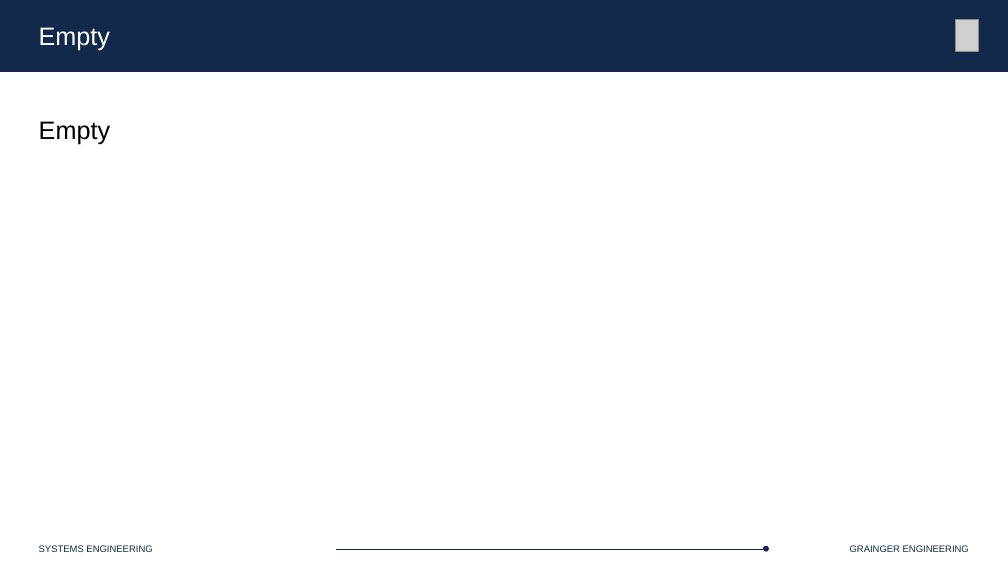
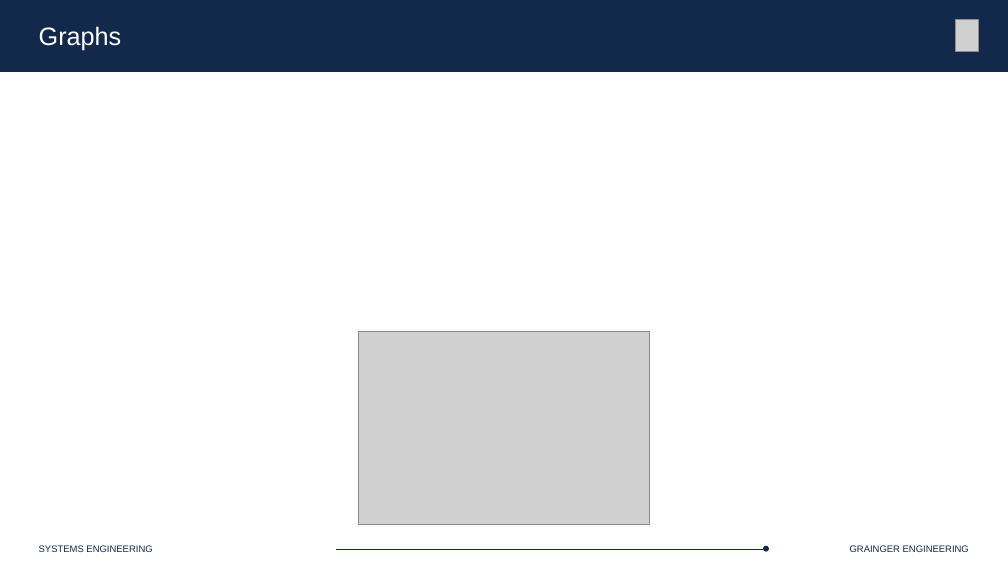
Before and after one commit to Marius-Juston/SE-423---Class-Material, a slide deck: slide 8 of Lectures/Slides/L18.pptx (slide 7 before the commit). Drawn at 1008x567 pixels with LibreOffice and Linux fonts; fonts in the diff are those of the drawing; grey boxes stand for pictures. Boxes give left, top, right and bottom in pixels: in the first picture for what was removed or moved away, otherwise in the second. Text is boxed around its words. In the diff, an @@ line names an element or a change of style, - is before the commit and + after.

```diff
--- a/Lectures/Slides/L18.pptx
+++ b/Lectures/Slides/L18.pptx
@@ text at (x1=39, y1=26, x2=122, y2=51): text changed @@
-Empty
+Graphs
@@ text removed at (x1=39, y1=121, x2=110, y2=144) @@
-Empty
@@ picture added at (x1=358, y1=331, x2=650, y2=524) @@
```
Also in this commit, not shown: 5 other slides changed, 39 slides added, 8 slides removed, 1 other file.
